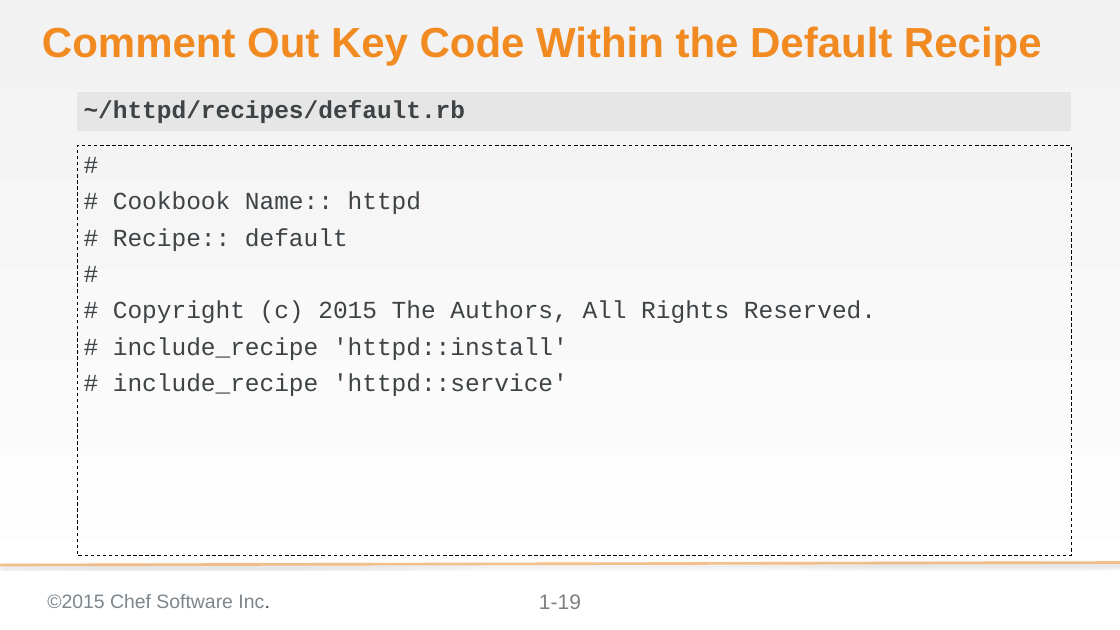
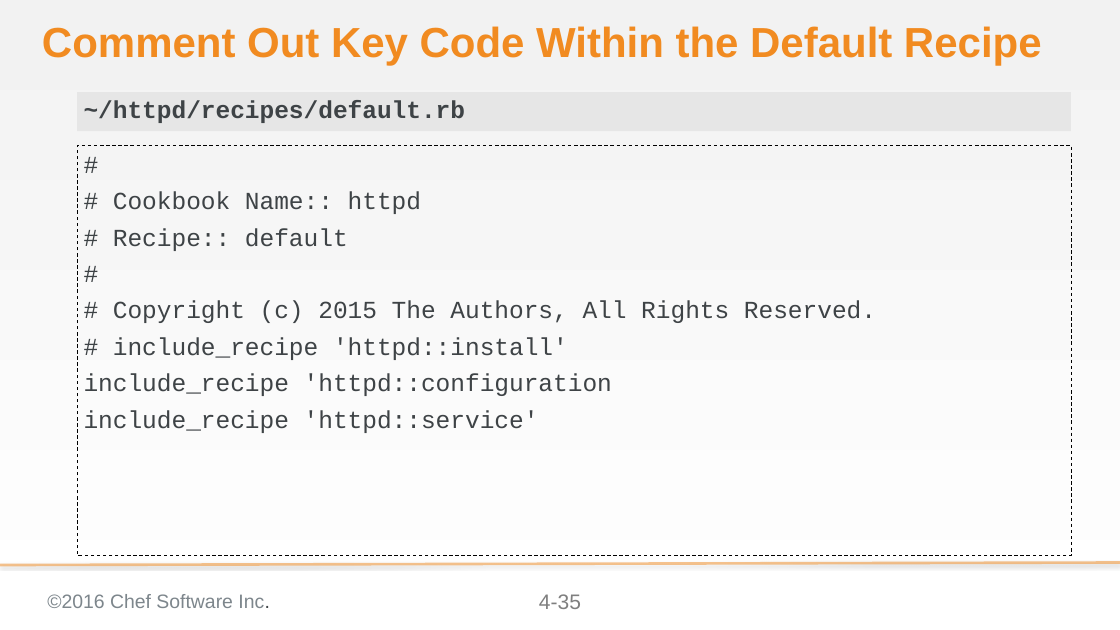
Before and after one commit to chef-training/test_driven_cookbook_development, a slide deck: slide 35 of 04-refactoring_cookbooks_with_tests.pptx (slide 19 before the commit). Drawn at 1120x630 pixels with LibreOffice and Linux fonts; fonts in the diff are those of the drawing; background and template pictures are left out. Boxes give left, top, right and bottom in pixels: in the first picture for what was removed or moved away, otherwise in the second. Text is boxed around its words. In the diff, an @@ line names an element or a change of style, - is before the commit and + after.

```diff
--- a/04-refactoring_cookbooks_with_tests.pptx
+++ b/04-refactoring_cookbooks_with_tests.pptx
@@ text at [84, 373, 612, 433]: text changed @@
-# include_recipe 'httpd::service'
+include_recipe 'httpd::configuration
+include_recipe 'httpd::service'
@@ text at [47, 594, 270, 608]: text changed @@
-©2015 Chef Software Inc.
+©2016 Chef Software Inc.
@@ page number at [539, 594, 581, 609]: text changed @@
-1-19
+4-35
```
Also in this commit, not shown: 26 other slides changed, 20 slides added, 1 slide removed.
